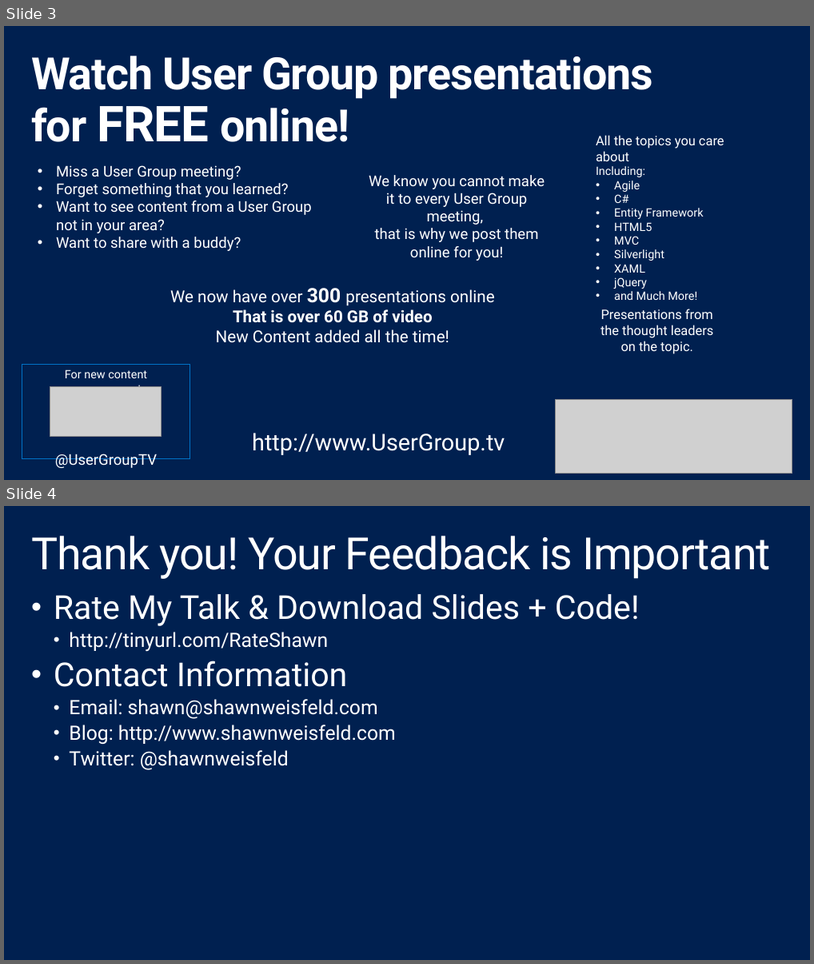
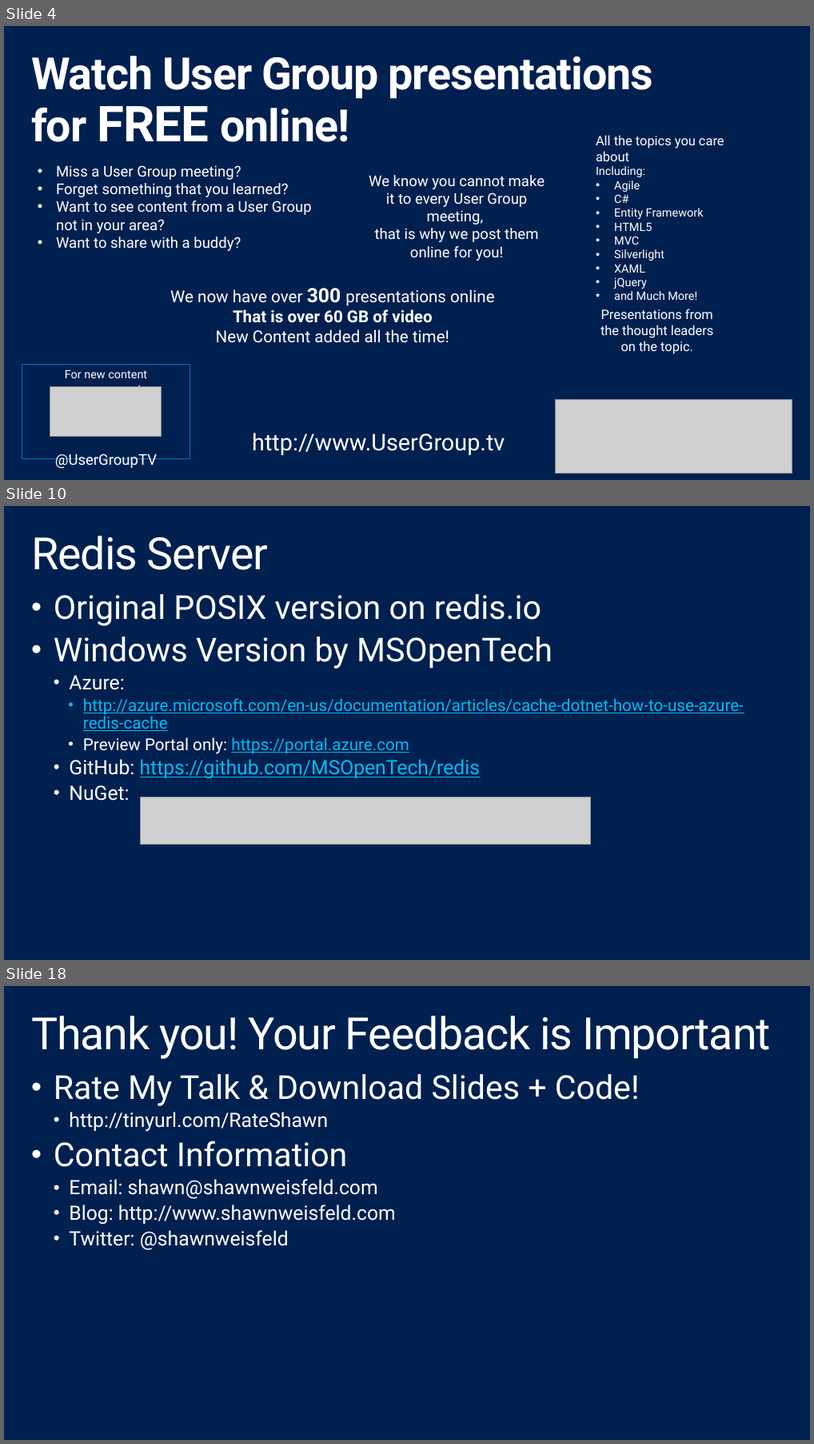
Before and after one commit to shawnweisfeld/20140815_Redis, a slide deck: Redis.pptx. Shown one above the other, each under a label of ours: slides 3 and 4 before the commit, slides 4, 10 and 18 after it; the slides between them are not shown. The pictures are 814x964 and 814x1444 pixels, drawn with LibreOffice and Linux fonts; fonts in the diff are those of the drawing; grey boxes stand for pictures; background and template pictures are left out. Boxes give left, top, right and bottom in pixels: in the first picture for what was removed or moved away, otherwise in the second. Text is boxed around its words. In the diff, an @@ line names an element or a change of style, - is before the commit and + after.

Commit message:
added simple redis examples, updated ppt

```diff
--- a/Redis.pptx
+++ b/Redis.pptx
@@ slide 10 added at bbox=[4, 506, 810, 960], background #002050 @@
@@ title added at bbox=[31, 536, 268, 570], 54 pt, text #FFFFFF @@
+Redis Server
@@ text added at bbox=[54, 594, 744, 800], 20 pt, text #00BCF2, underline @@
+• Original POSIX version on redis.io
+• Windows Version by MSOpenTech
+  • Azure:
+    • http://azure.microsoft.com/en-us/documentation/articles/cache-dotnet-how-to-use-azure-redis-cache
+    • Preview Portal only: https://portal.azure.com
+  • GitHub: https://github.com/MSOpenTech/redis
+  • NuGet:
@@ picture added at bbox=[140, 796, 590, 844] @@
@@ what was slide 3 is now slide 4 @@
@@ what was slide 4 is now slide 18 @@
```
Also in this commit, not shown: 15 other slides added, 6 other files.
